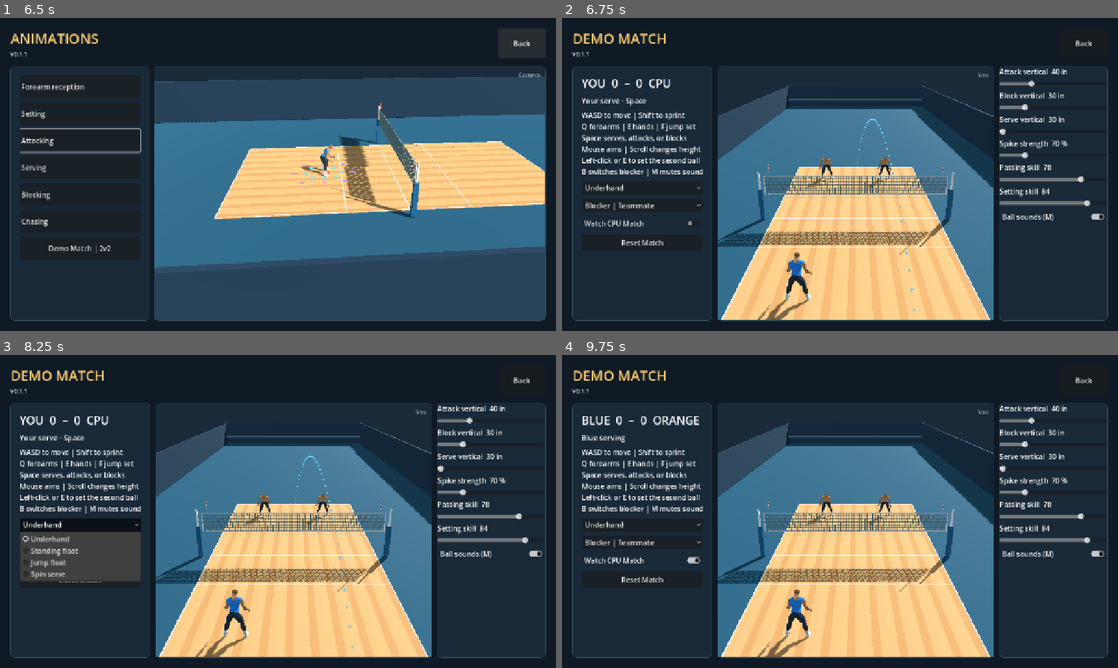
Above: before the commit, frames 1-4 (two rows, left to right).
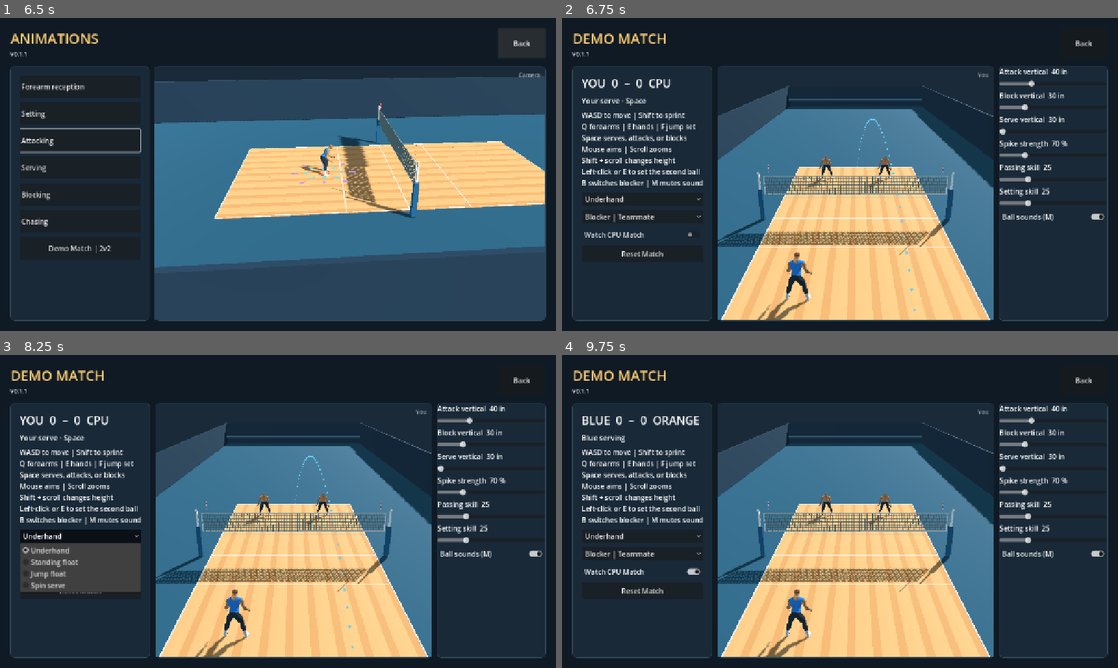
Above: after the commit, the same moments.

Repository: foreandr/volleyball
Game: Godot game, scene res://scenes/main.tscn
The game is run twice, just before and just after one commit, with the same random seed, the same clock (stepped at 60 frames per second) and the same inputs.
Inputs:
- Up to frame 1 (6.5 s): click "Story" at 0.5 s; click "New" at 1.25 s; click "Back" at 2 s; click "New" at 2.75 s; click "Save" at 3.5 s; click "Attacking" at 4.25 s; click "Play" at 5 s; click "Back" at 5.75 s
- Up to frame 2 (6.75 s): click "Demo Match | 2v2" at 6.5 s
- Up to frame 3 (8.25 s): click "Reset Match" at 7.25 s; click "Underhand" at 8 s
- Up to frame 4 (9.75 s): click "Blocker | Teammate" at 8.75 s; click "Watch CPU Match" at 9.5 s

Frame 1 is identical in both runs. In frame 2, 2.2% of the frame differs, in the area x 3-95%, y 40-77%; in frame 3, 3.5%; in frame 4, 2.2%.

Commit message:
Run to match sets, route safe free balls, and add wheel zoom

Diff:
--- a/scripts/story_animations.gd
+++ b/scripts/story_animations.gd
@@ -254,7 +254,7 @@
 	var status := label("",17)
 	status.autowrap_mode = TextServer.AUTOWRAP_WORD_SMART
 	content.add_child(status)
-	content.add_child(label("WASD to move | Shift to sprint\nQ forearms | E hands | F jump set\nSpace serves, attacks, or blocks\nMouse aims | Scroll changes height\nLeft-click or E to set the second ball\nB switches blocker | M mutes sound",16))
+	content.add_child(label("WASD to move | Shift to sprint\nQ forearms | E hands | F jump set\nSpace serves, attacks, or blocks\nMouse aims | Scroll zooms\nShift + scroll changes height\nLeft-click or E to set the second ball\nB switches blocker | M mutes sound",16))
 	var styles := OptionButton.new()
 	for title in ["Underhand","Standing float","Jump float","Spin serve"]: styles.add_item(title)
 	styles.focus_mode = Control.FOCUS_NONE
@@ -1489,7 +1489,10 @@
 			demo_match.click_set()
 			preview.accept_event()
 		elif event is InputEventMouseButton and event.pressed and event.button_index in [MOUSE_BUTTON_WHEEL_UP,MOUSE_BUTTON_WHEEL_DOWN]:
-			demo_match.change_arc(0.20 if event.button_index == MOUSE_BUTTON_WHEEL_UP else -0.20)
+			var wheel := (1.0 if event.button_index == MOUSE_BUTTON_WHEEL_UP else -1.0)*maxf(0.1,event.factor)
+			if event.shift_pressed: demo_match.change_arc(wheel*0.20)
+			else: zoom_attack_camera(wheel)
+			preview.accept_event()
 		return
 	if is_instance_valid(blocking_practice):
 		if event is InputEventMouseMotion and event.button_mask & MOUSE_BUTTON_MASK_MIDDLE:
@@ -1727,11 +1730,12 @@
 
 func zoom_attack_camera(wheel: float) -> void:
 	var offset := preview_camera.position-setting_camera_focus
-	var distance := clampf(offset.length()*exp(-wheel*0.17),2.8,24.0)
+	var maximum := 36.0 if is_instance_valid(demo_match) else 24.0
+	var distance := clampf(offset.length()*exp(-wheel*0.17),2.8,maximum)
 	var actor_focus := preview_player.position+Vector3.UP*2.0
 	if is_instance_valid(setting_drill) and setting_drill.jump.active:
 		actor_focus = setting_drill.jump.start+Vector3(0.0,2.0,0.45)
-	if not is_instance_valid(underhand_serve):
+	if not is_instance_valid(underhand_serve) and not is_instance_valid(demo_match):
 		setting_camera_focus = SETTING_CAMERA_FOCUS.lerp(actor_focus,1.0-smoothstep(4.0,14.0,distance))
 	preview_camera.position = setting_camera_focus+offset.normalized()*distance
 	preview_camera.look_at(setting_camera_focus)
--- a/scripts/volleyball_match.gd
+++ b/scripts/volleyball_match.gd
@@ -114,9 +114,10 @@
 var aim_point := Vector3.INF
 var pass_height := 4.6
 var attack_vertical := 40.0
-var passing_skill := 78.0
-var setting_skill := 84.0
+var passing_skill := 25.0
+var setting_skill := 25.0
 var held_ball := false
+var last_point := {}
 var block_vertical := 30.0
 var serve_vertical := 30.0
 var spike_strength := 0.70
@@ -245,6 +246,7 @@
 	return service_team*2+server_slot[service_team]
 
 func reset_match() -> void:
+	last_point.clear()
 	last_called_set_x = [INF,INF]
 	block_calls = [0,0]
 	second_ball_options = 0
@@ -402,8 +404,9 @@
 	rallies += 1
 	dead_age = 0.0
 	if bounce_end <= 0.0 and elapsed < flight_end(): dead_flight_from = elapsed
-	trace.write("point",match_clock,{"reason":reason,"ball":ball.global_position,"flight":flight_kind,
-		"net":net_hit.get("kind",""),"winner":side},true)
+	last_point = {"reason":reason,"ball":Trace.json_value(ball.global_position),"flight":flight_kind,
+		"net":net_hit.get("kind",""),"winner":side,"time":match_clock}
+	trace.write("point",match_clock,last_point,true)
 	for driver in attackers:
 		if driver.enabled and driver.stage == driver.Stage.SET:
 			driver.stage = driver.Stage.MISS
@@ -500,9 +503,10 @@
 	var best := Vector3(0.0,Flight.FLOOR,10.7)
 	var best_score := -INF
 	for x in [-4.02,-2.55,0.0,2.55,4.02]:
-		for depth in [7.35,9.8,12.1]:
+		for depth in [5.2,7.35,9.8,12.1]:
 			var target := Vector3(x,Flight.FLOOR,depth)
 			var crossing := lane_at_depth(contact,target,Net.NET_Z)
+			if absf(crossing) > Net.NET_HALF_WIDTH-Net.RADIUS-0.12: continue
 			var shot_score := minf(5.0,(target-backcourt).slide(Vector3.UP).length())*0.19
 			shot_score -= absf(x)*0.038
 			if block_at.is_finite():
@@ -510,7 +514,6 @@
 				var gap := absf(through-block_at.x)
 				shot_score += minf(1.6,gap)*3.4
 				shot_score -= 1.6*(1.0-smoothstep(0.22,0.66,gap))
-			if absf(crossing) > Net.NET_HALF_WIDTH-0.25: shot_score -= 8.0
 			var travel := (target-contact).slide(Vector3.UP).length()/maxf(6.0,22.0*spike_strength)
 			var net_time := travel*clampf((Net.NET_Z-contact.z)/(depth-contact.z),0.0,1.0)
 			var net_height := lerpf(contact.y,Flight.FLOOR,net_time/travel)+0.5*Flight.GRAVITY*net_time*(travel-net_time)
@@ -519,6 +522,37 @@
 				best_score = shot_score
 				best = target
 	return best
+
+func cpu_spike_has_lane(contact: Vector3) -> bool:
+	if contact.z >= Net.NET_Z: return false
+	for x in [-4.02,0.0,4.02]:
+		for depth in [5.2,7.35,9.8,12.1]:
+			var target := Vector3(x,Flight.FLOOR,depth)
+			var fraction: float = (Net.NET_Z-contact.z)/(depth-contact.z)
+			if absf(lerpf(contact.x,x,fraction)) > Net.NET_HALF_WIDTH-Net.RADIUS-0.12: continue
+			var speed := maxf(7.0,22.0*spike_strength)
+			var time := (target-contact).slide(Vector3.UP).length()/speed
+			var height := lerpf(contact.y,Flight.FLOOR,fraction)+0.5*Flight.GRAVITY*time*time*fraction*(1.0-fraction)
+			if height >= Net.NET_TOP+Net.RADIUS: return true
+	return false
+
+func cpu_free_ball_motion(contact: Vector3, planned: Vector3) -> Vector3:
+	var landing := Flight.landing_time(contact,planned)
+	if planned.z > 0.01:
+		var cross := (Net.NET_Z-contact.z)/planned.z
+		var at_net := contact+planned*cross+Vector3.DOWN*0.5*Flight.GRAVITY*cross*cross
+		var finish := contact+planned*landing
+		if cross > 0.0 and cross < landing and absf(at_net.x) < Net.NET_HALF_WIDTH-Net.RADIUS-0.12 and at_net.y > Net.NET_TOP+Net.RADIUS and absf(finish.x) <= 4.35 and finish.z <= 12.8:
+			return planned
+	if contact.z >= Net.NET_Z: return planned
+	for depth in [9.8,7.0,5.05]:
+		var fraction: float = (Net.NET_Z-contact.z)/(depth-contact.z)
+		var x := clampf(-contact.x*0.64,-4.0,4.0)
+		if absf(lerpf(contact.x,x,fraction)) > Net.NET_HALF_WIDTH-Net.RADIUS-0.12: continue
+		var clearance := Net.NET_TOP+Net.RADIUS+0.22-lerpf(contact.y,Flight.FLOOR,fraction)
+		var time := maxf(1.10,sqrt(maxf(0.0,2.0*clearance/(Flight.GRAVITY*fraction*(1.0-fraction)))))
+		return (Vector3(x,Flight.FLOOR,depth)-contact)/time+Vector3.UP*0.5*Flight.GRAVITY*time
+	return planned
 
 func can_touch(index: int, block := false) -> bool:
 	if phase != Phase.LIVE: return false
@@ -541,6 +575,17 @@
 	if index < 0 or not can_touch(index): return
 	play_touch(true)
 	stroke = "Second-ball spike" if cpu_second_spike else "Spike"
+	if not is_human(index):
+		var frame := frames[team(index)]
+		var start := frame.to_local(point)
+		var local_motion := frame.global_basis.inverse()*motion
+		var cross := (Net.NET_Z-start.z)/maxf(0.01,local_motion.z)
+		if cross > 0.0 and absf(start.x+local_motion.x*cross) > Net.NET_HALF_WIDTH-Net.RADIUS-0.12:
+			var safe := cpu_free_ball_motion(start,local_motion)
+			if not safe.is_equal_approx(local_motion):
+				stroke = "Free ball"
+				launch(point,frame.global_basis*safe,"free",index)
+				return
 	launch(point,motion,"spike",index,spin_rate)
 
 func route_ball_sound() -> void:
@@ -698,6 +743,8 @@
 		var motion: Vector3 = driver.set_toward_pin(point,pin,apex,contact_height)
 		launch(world_point,frame.global_basis*motion,"set",index,1.0,index^1,frame.to_global(pin))
 		return
+	if not is_human(index) and touches == 3:
+		world_motion = frame.global_basis*cpu_free_ball_motion(point,frame.global_basis.inverse()*world_motion)
 	var crossing := (Net.NET_Z-world_point.z)/world_motion.z if absf(world_motion.z)>0.001 else -1.0
 	var over := crossing > 0.0 and crossing < Flight.landing_time(world_point,world_motion)
 	launch(world_point,world_motion,("dump" if touches == 2 and technique != 0 else "free") if over else "pass",index)
@@ -795,15 +842,19 @@
 	var actor := players[index]
 	var local := frames[team(index)].to_local(target)
 	var offset := (local-actor.position).slide(Vector3.UP)
+	var heading := offset.normalized()
+	var already_running: bool = actor.animator.current_animation == actor.animation_slots["run"]
+	var distance := offset.length()
+	var facing := actor.basis.z.normalized()
+	# Chase the projected contact point. The airborne ball can still be elsewhere.
+	var sprint := chase and distance > (0.55 if already_running else 1.05) and heading.dot(facing) > (0.69 if already_running else 0.79)
 	var yaw := 0.0
-	if receive_facing.is_finite() and not receive_facing.is_zero_approx():
+	if sprint:
+		yaw = atan2(heading.x,heading.z)
+	elif receive_facing.is_finite() and not receive_facing.is_zero_approx():
 		yaw = clampf(atan2(receive_facing.x,receive_facing.z),-1.03,1.03)
 	actor.rotation.y = rotate_toward(actor.rotation.y,yaw,delta*8.0)
-	var direction := actor.basis.inverse()*offset.normalized()
-	var ball_heading := (ball.global_position-actor.global_position).slide(Vector3.UP).normalized()
-	var chase_heading := (target-actor.global_position).slide(Vector3.UP).normalized()
-	var sprint := chase and speed > 4.0 and offset.length() > 0.85 and direction.z > 0.76 and ball_heading.dot(chase_heading) > 0.68
-	var pace := speed if sprint else minf(speed,4.35)
+	var pace := maxf(4.65,speed) if sprint else minf(speed,4.35)
 	var before := actor.position
 	actor.position = Court.clamp_setter(before+offset.limit_length(delta*pace),3.43)
 	var movement := actor.basis.inverse()*(actor.position-before)
@@ -954,9 +1005,22 @@
 	if expected_hitter >= 0 and flight_kind == "set":
 		var hitter := expected_hitter
 		var driver := attackers[team(hitter)]
-		if not is_human(hitter) and driver.enabled and not driver.jump.active:
-			prepare_cpu_approach(hitter,driver,delta)
-		if not is_human(hitter) or driver.jump.active or not is_finite(platforms[0].pressed_at): return
+		if not is_human(hitter):
+			if driver.jump.active: return
+			var remaining: float = driver.pin_arrival-(driver.clock-driver.stage_start)
+			var forecast: Vector3 = frames[team(hitter)].to_local(path_point(clampf(driver.pin_arrival,elapsed,flight_end())))
+			var safe_lane := cpu_spike_has_lane(forecast)
+			if safe_lane and driver.enabled and remaining > 0.54:
+				prepare_cpu_approach(hitter,driver,delta)
+				return
+			if safe_lane and driver.approach_jump_queued: return
+			driver.approach_jump_queued = false
+			driver.enabled = false
+			expected_hitter = -1
+			cpu_choice = hitter
+			cpu_technique = 1 if overhead_available(hitter,1) else 0
+			next_touch_cue = INF
+		elif driver.jump.active or not is_finite(platforms[0].pressed_at): return
 	if cpu_choice < 0: select_receiver()
 	var index := cpu_choice
 	if not spectator and receiving_team == 0 and is_finite(platforms[0].pressed_at) and not blocks.has(0): index = 0
@@ -967,11 +1031,12 @@
 	var bump := platforms[index]
 	var technique := requested if is_human(index) else cpu_technique
 	var cpu_setting := not is_human(index) and cpu_is_setting(index)
+	var free_ball := not is_human(index) and flight_kind == "set" and expected_hitter < 0
 	if not is_human(index) and not is_finite(bump.pressed_at):
 		var preferred := technique
 		if cpu_setting and technique < 2 and overhead_available(index,2):
 			preferred = 2
-		elif technique == 0 and (cpu_setting or defensive_ball() or flight_kind == "serve") and overhead_available(index,1):
+		elif technique == 0 and (cpu_setting or free_ball or defensive_ball() or flight_kind == "serve") and overhead_available(index,1):
 			preferred = 1
 		if preferred != technique:
 			technique = preferred
@@ -1007,13 +1072,13 @@
 			var target := catch_point-frame.global_basis*face*offset
 			var lead := cue-elapsed
 			var speed := lerpf(1.7,5.3,smoothstep(0.035,0.24,lead))
-			if is_dig or hand_pass or cpu_setting:
+			if is_dig or hand_pass or cpu_setting or free_ball:
 				var distance := (target-actor.global_position).slide(Vector3.UP).length()
 				var reserve := 0.26 if cpu_setting and technique == 2 else (0.055 if cpu_dig else 0.12)
 				speed = clampf(distance/maxf(0.035,lead-reserve),2.0,7.2)
 			elif is_finite(bump.pressed_at):
 				speed = minf(speed,2.0)
-			move_cpu(index,target,delta,speed,face,is_dig or flight_kind == "serve")
+			move_cpu(index,target,delta,speed,face,is_dig or cpu_setting or free_ball or flight_kind == "serve")
 		var prep := 0.39 if technique == 2 else (0.40 if cpu_dig else (0.18 if cpu_setting and technique == 0 else 0.27))
 		if elapsed >= cue-prep: queue_receive(index,technique)
 	if not is_finite(bump.pressed_at): return
@@ -1170,7 +1235,7 @@
 	var distance := (staging-actor.position).slide(Vector3.UP).length()
 	if distance > 0.12:
 		var speed := clampf(distance/maxf(0.10,time_left-0.69),2.4,5.3)
-		move_cpu(hitter,frames[team(hitter)].to_global(staging),delta,speed)
+		move_cpu(hitter,frames[team(hitter)].to_global(staging),delta,speed,Vector3.INF,true)
 
 func position_attack(delta: float) -> void:
 	if flight_kind != "pass" or possession_team != receiving_team or touches != 1: return
@@ -1458,7 +1523,9 @@
 
 func mark_trace() -> bool:
 	if trace.file == null: return false
-	trace.write("player_marker",match_clock,trace_snapshot(),true)
+	var snapshot := trace_snapshot()
+	snapshot["last_point"] = last_point
+	trace.write("player_marker",match_clock,snapshot,true)
 	return true
 
 func _exit_tree() -> void:
